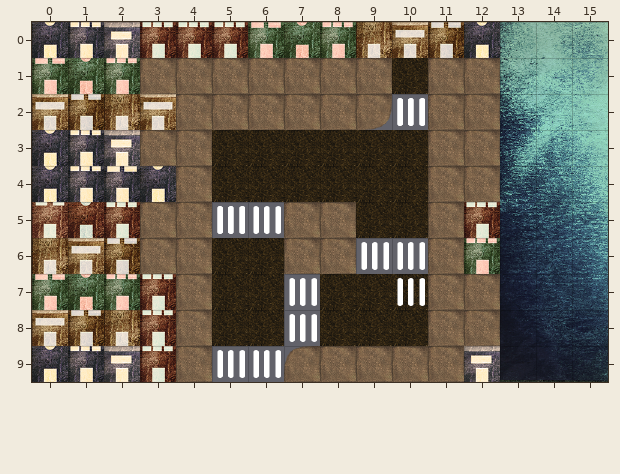
Level history. Tiled map: assets/streetpirates-city2.tmx. This is how it looked before the edit.
Cells are 60x60 px. Shown: x 0..15, y 0..9.
After:
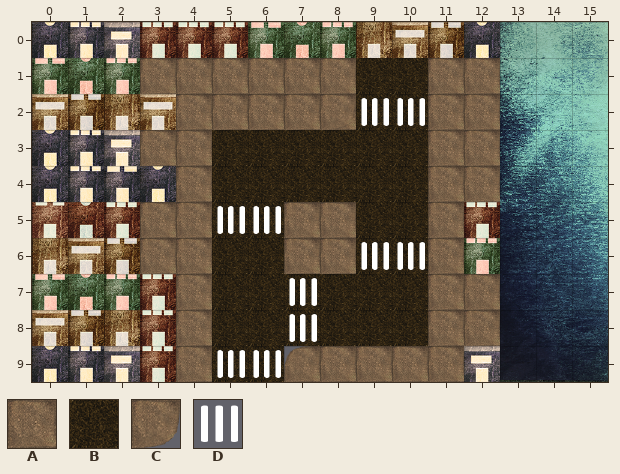
Key: from "city_tiles_oct28": A 0, B 10, C 58; from "map_tiles (2)": D 9.
_ is an empty cell.
The exact change:
Layer "Tile Layer 1":
y 1: x 9 A -> B
y 2: x 9..10 CD -> BB
y 5: x 5..6 DD -> BB
y 6: x 9..10 DD -> BB
y 7..8: x 7 D -> B
y 9: x 5..6 DD -> BB
Layer "Tile Layer 2":
y 2: x 8..9 __ -> CD
y 5: x 6 _ -> D
y 6: x 9..10 __ -> DD
y 7: x 7 _ -> D; x 10 D -> _
y 8: x 7 _ -> D
y 9: x 5..6 __ -> DD
Pixel boxes of the changes (left, top, right, bottom) in both pictures:
changed: (330, 58, 428, 130)
changed: (212, 202, 284, 238)
changed: (356, 238, 428, 306)
changed: (212, 274, 320, 382)
